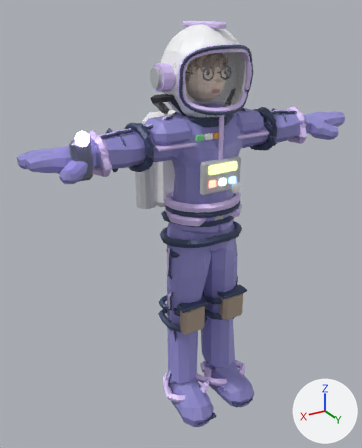
One commit to the glTF model assets/models/char_quark.glb: the scene before it, then after it.
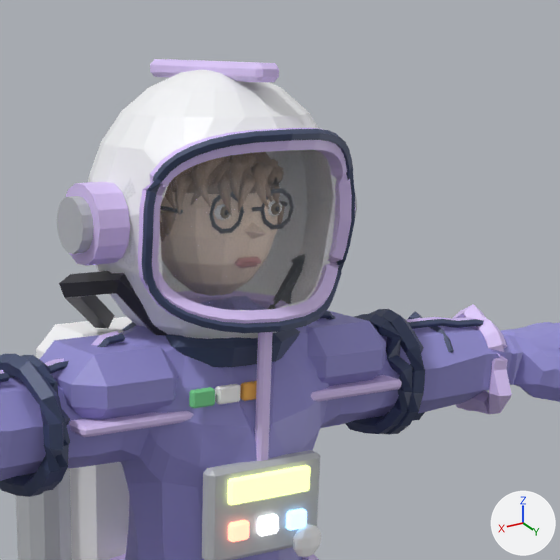
Old and new are each drawn whole from a 50 mm lens placed at (0.634, 0.981, 0.986), pointed at (0.035, -0.017, 0.488) and again close up on the part from 36% to 89% of the width and 0% to 43% of the height. The axes (+X, +Y, +Z) are drawn at lower right. The lights are the same throughout. The older version's two pictures come first. Where no turn or scale is listed for an object, it has been applied to the vertices. Vertices at exactly the same position are counted once.

Names of what the first close-up shows: 'Chest_black', 'Chest_gray', 'Chest_white', 'Head_dark', 'Head_quark_helm', 'Head_quark_trim', 'Head_visor', 'LowerArm.R_dark', 'Neck_dark', 'Suit_Body_suit', 'UpperArm.L_quark_suit', 'UpperArm.R_quark_suit' and 16 more.
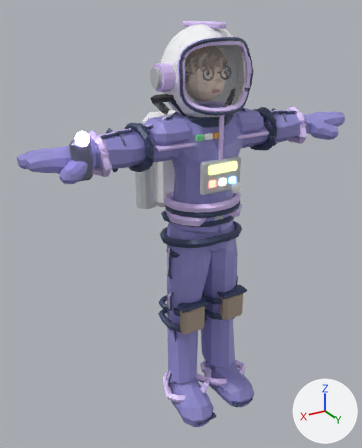
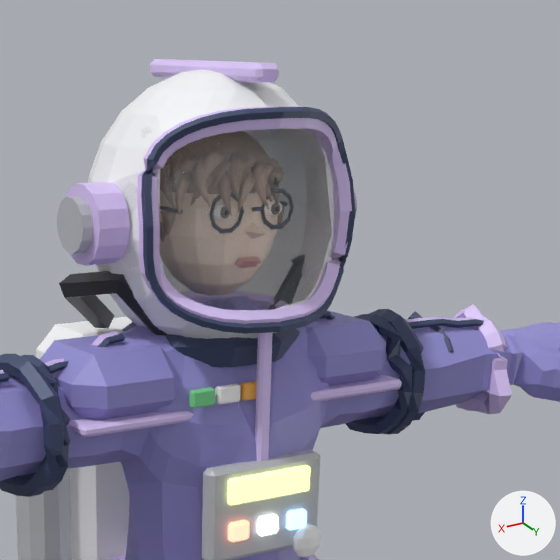
Changed parts and their boxes [x1, y1, x2, y2] in the close-ups (560 x 560 px; the box of a moved part takes in the faces that stretch with it):
'Head_quark_helm', reshaped: before [88, 70, 330, 339]; after [88, 70, 332, 339]
'Head_quark_trim', reshaped: before [66, 59, 356, 323]; after [66, 59, 356, 324]
'Head_dark', reshaped (11% taller): before [142, 129, 355, 333]; after [141, 107, 356, 334]
part 1 of me_tube_001, moved or reshaped: before [142, 129, 355, 326]; after [141, 107, 356, 325]
part 2 of me_sphere, moved or reshaped: before [111, 93, 330, 325]; after [111, 94, 332, 325]
part 3 of me_tube, moved or reshaped: before [138, 128, 352, 321]; after [137, 106, 352, 322]

The edits, one by one:
me_tube_001 is used by ob_head_dark; location (0.0, 0.0, 0.0).
me_tube_001 had 200 vertices, 400 faces and spanned x -0.094..0.093, y 0.067..0.12, z 0.779..0.919.
me_tube_001 now has 200 vertices, 400 faces and spans x -0.094..0.093, y 0.065..0.114, z 0.779..0.933.
me_tube_001 part 1: 165 of 200 vertices moved; they spanned x -0.094..0.093, y 0.067..0.12, z 0.789..0.919 and now span x -0.094..0.093, y 0.065..0.109, z 0.789..0.933; mean shift (0.0, -0.005, 0.008); largest move (-0.043, 0.11, 0.914) -> (-0.043, 0.097, 0.928).
me_sphere is used by ob_head_quark_helm; location (0.0, 0.0, 0.0).
me_sphere had 400 vertices, 796 faces and spanned x -0.096..0.096, y -0.083..0.109, z 0.748..0.957.
me_sphere now has 390 vertices, 776 faces and spans x -0.096..0.096, y -0.083..0.103, z 0.748..0.957.
Part 2, on me_sphere:
40 vertices are removed from x -0.078..0.079, y 0.048..0.109, z 0.8..0.926.
140 faces are deleted.
20 vertices move from x -0.083..0.083, y 0.048..0.095, z 0.797..0.926 to x -0.084..0.084, y 0.067..0.098, z 0.798..0.923.
30 vertices are added at x -0.079..0.079, y 0.048..0.077, z 0.8..0.914.
120 new faces join them.
me_tube is used by ob_head_quark_trim; location (0.0, 0.0, 0.0).
me_tube had 280 vertices, 548 faces and spanned x -0.115..0.115, y -0.058..0.117, z 0.779..0.961.
me_tube now has 280 vertices, 548 faces and spans x -0.115..0.115, y -0.058..0.112, z 0.779..0.961.
me_tube part 3: 165 of 280 vertices moved; they spanned x -0.094..0.092, y 0.059..0.117, z 0.788..0.92 and now span x -0.094..0.092, y 0.057..0.106, z 0.789..0.933; mean shift (0.0, -0.005, 0.008); largest move (0.043, 0.107, 0.912) -> (0.043, 0.095, 0.925).
